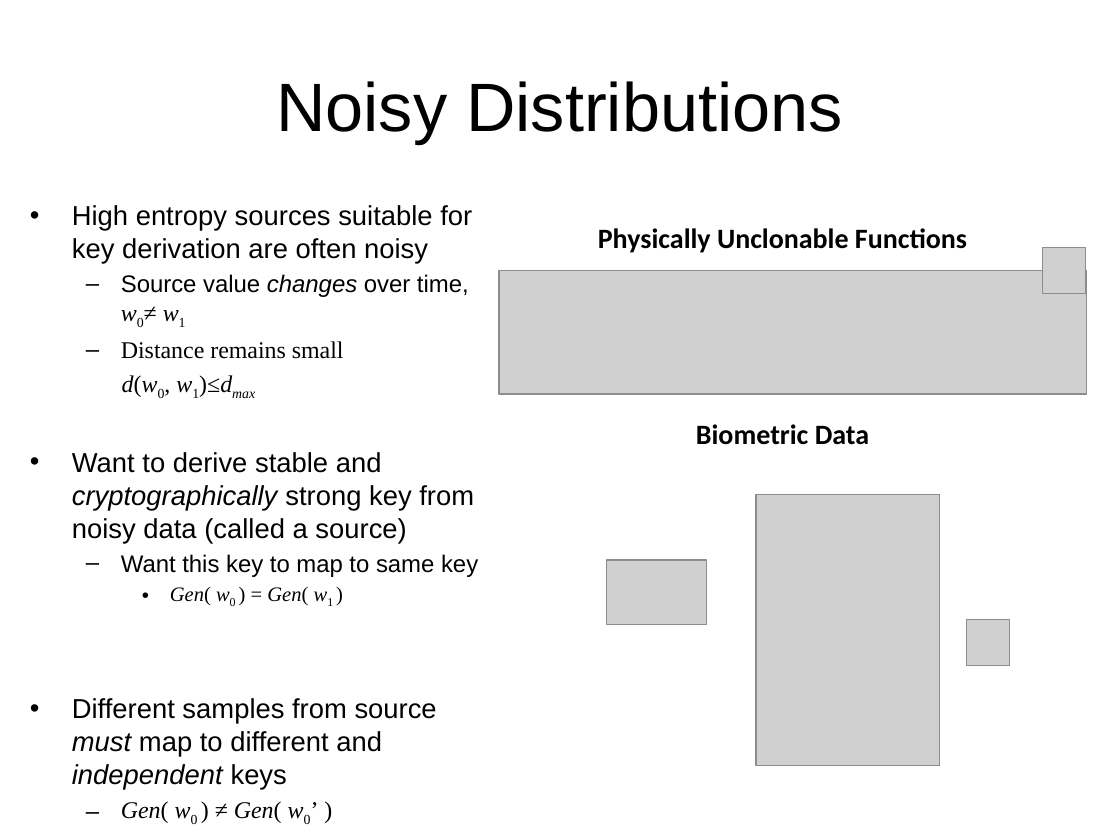
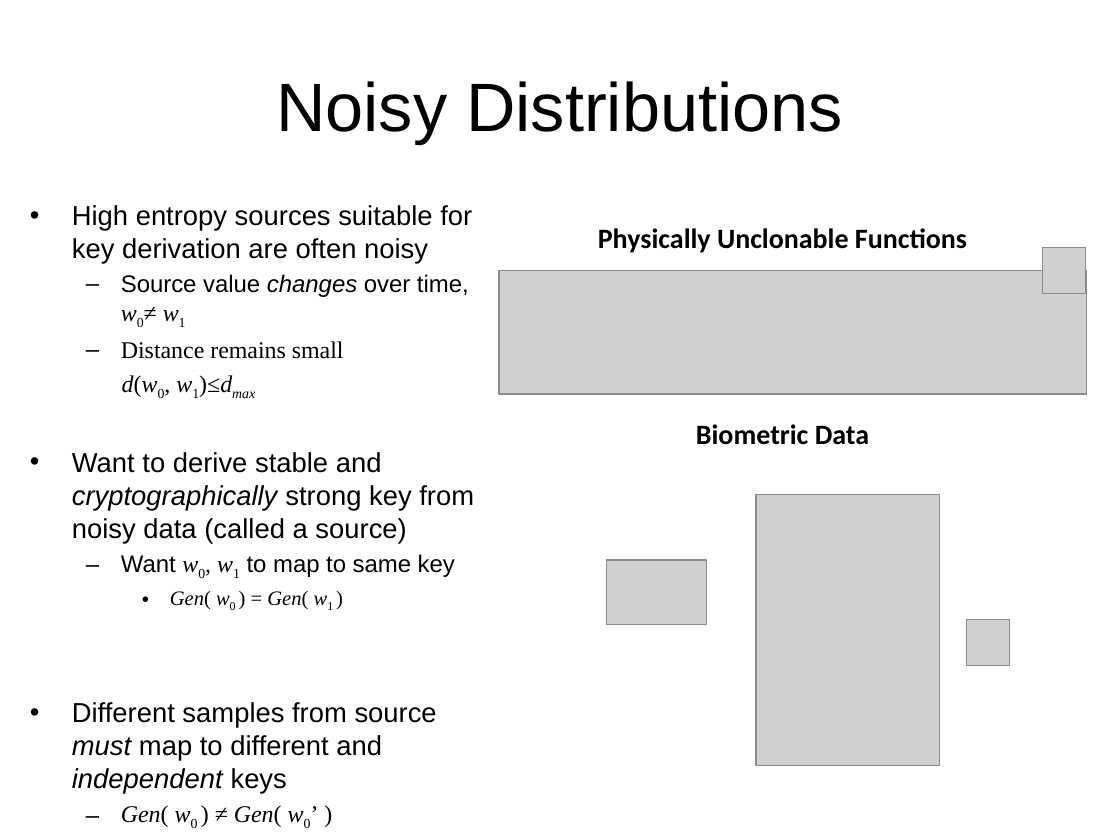
Before and after one commit to xianruimeng/comp-fuzzy-ext, a slide deck: slide 2 of ComputationalFuzzyExtractors.pptx. Drawn at 1120x840 pixels with LibreOffice and Linux fonts; fonts in the diff are those of the drawing; grey boxes stand for pictures. Boxes give left, top, right and bottom in pixels: in the first picture for what was removed or moved away, otherwise in the second. Text is boxed around its words. In the diff, an @@ line names an element or a change of style, - is before the commit and + after.

```diff
--- a/ComputationalFuzzyExtractors.pptx
+++ b/ComputationalFuzzyExtractors.pptx
@@ text at (121, 554, 455, 577): text changed @@
-  – Want this key to map to same key
+  – Want w0, w1 to map to same key
```
Also in this commit, not shown: 9 other slides changed, 4 slides added.
